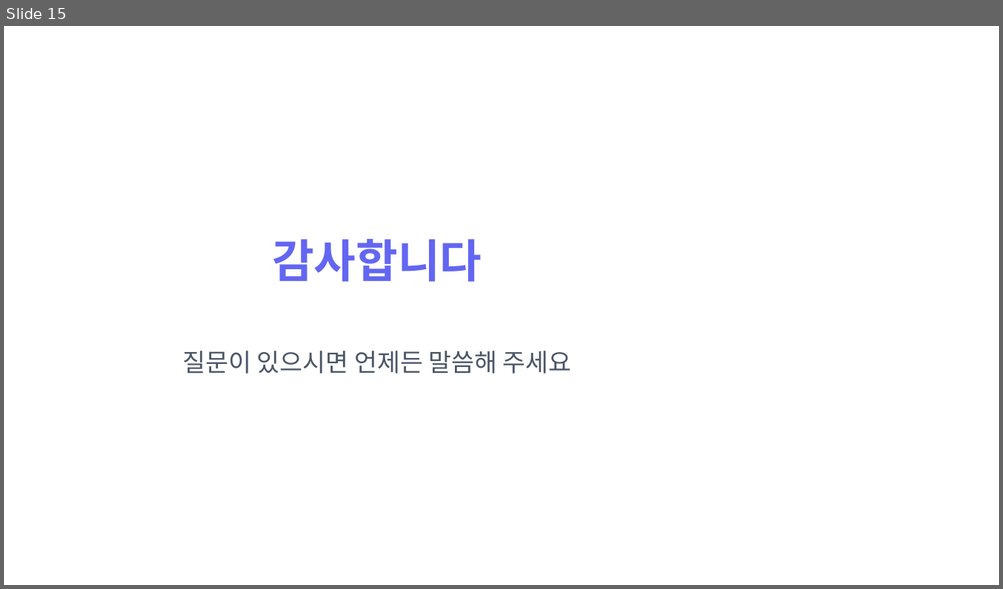
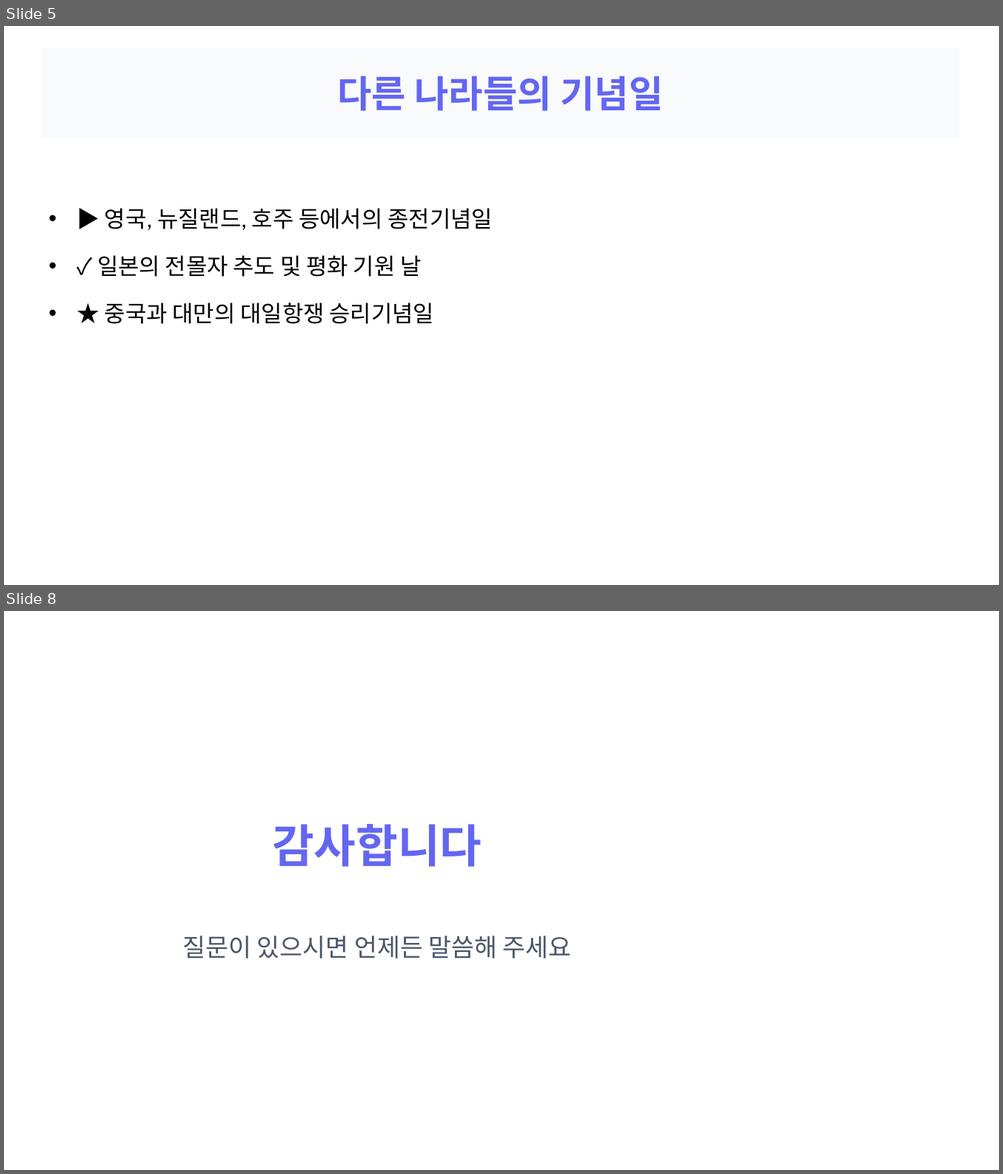
Before and after one commit to devna0111/FlowMate, a slide deck: uploads/pptx_sample.pptx. Shown one above the other, each under a label of ours: slide 15 before the commit, slides 5 and 8 after it; the slides between them are not shown. The pictures are 1003x589 and 1003x1174 pixels, drawn with LibreOffice and Linux fonts; fonts in the diff are those of the drawing. Boxes give left, top, right and bottom in pixels: in the first picture for what was removed or moved away, otherwise in the second. Text is boxed around its words. In the diff, an @@ line names an element or a change of style, - is before the commit and + after.

```diff
--- a/uploads/pptx_sample.pptx
+++ b/uploads/pptx_sample.pptx
@@ slide 5 added at <box>4,26,999,585</box>, background #FFFFFF @@
@@ title added at <box>41,48,959,138</box>, fill #F8FAFC, 36 pt, text #6366F1, bold @@
+다른 나라들의 기념일
@@ text added at <box>97,208,492,324</box>, 22 pt, text #000000 @@
+• ▶ 영국, 뉴질랜드, 호주 등에서의 종전기념일
+• ✓ 일본의 전몰자 추도 및 평화 기원 날
+• ★ 중국과 대만의 대일항쟁 승리기념일
@@ what was slide 15 is now slide 8 @@
```
Also in this commit, not shown: 1 slide changed, 5 other slides added, 13 slides removed, 14 other files.
